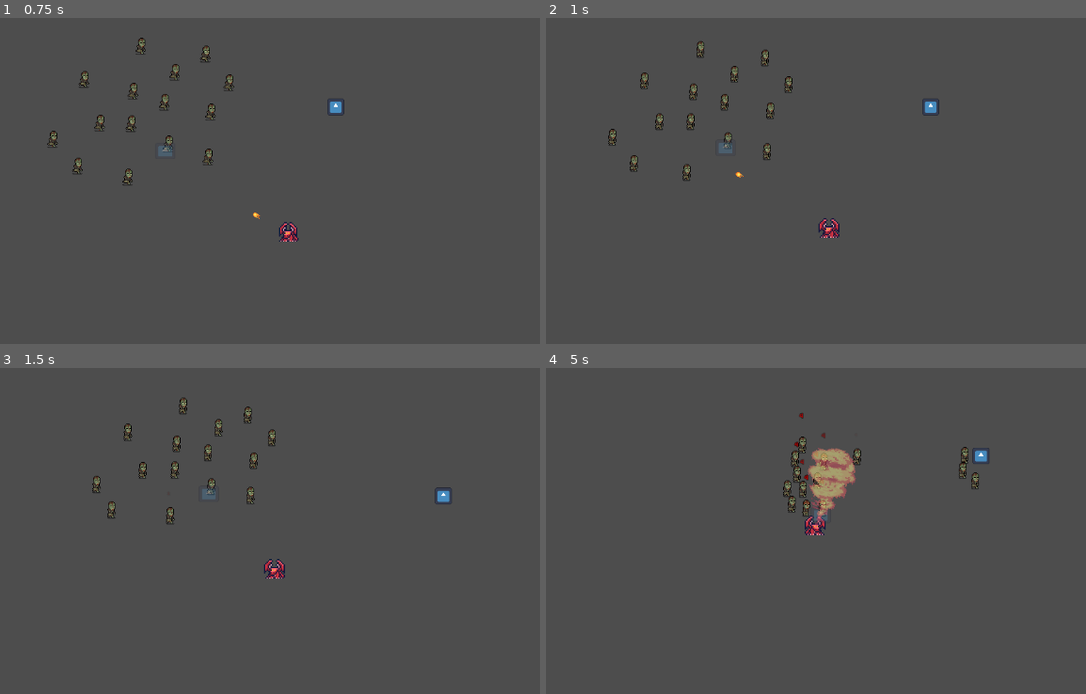
Above: before the commit, frames 1-4 (two rows, left to right).
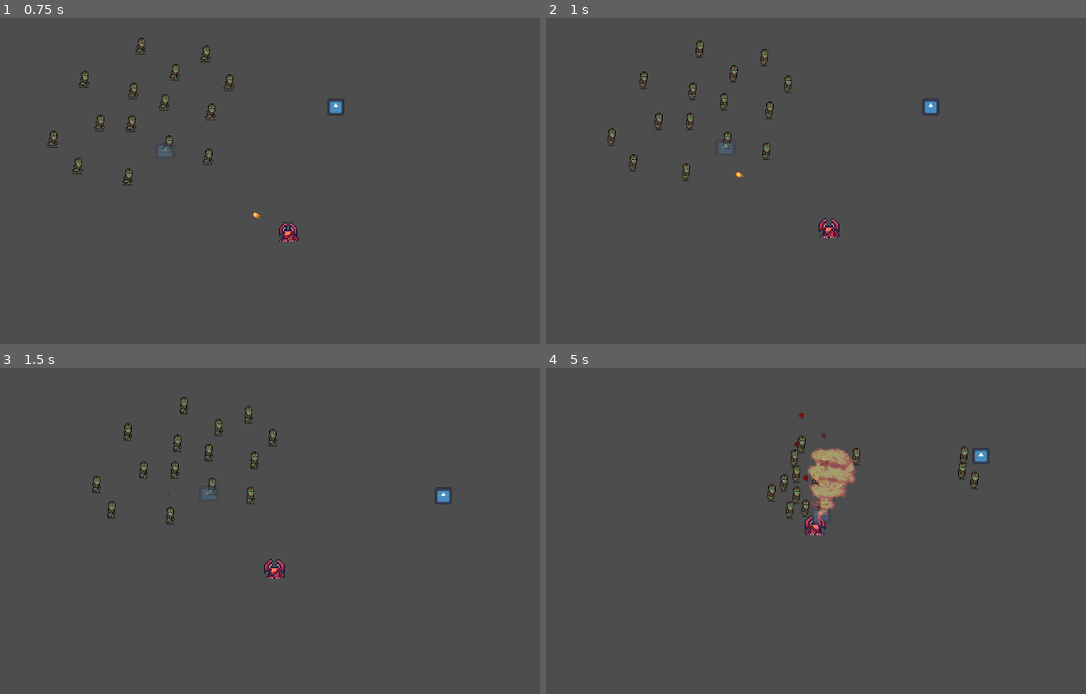
Above: after the commit, the same moments.

Repository: CauaTheKing/dragons_vs_zombies
Game: Godot game, scene res://Scenes/GamePlay/world.tscn
Two runs of this game, one before a commit and one after it. Both use one fixed random seed, a clock stepped at 60 frames per second and the inputs below. The engine's default icon, where the game draws it, is replaced by a stand-in: a white triangle on a blue panel in a dark square.
Inputs:
- Up to frame 1 (0.75 s): hold D (right) from 0.53 s (still down)
- Up to frame 2 (1 s): keep holding D (right)
- Up to frame 3 (1.5 s): release D (right) at 1.28 s; hold S (down) from 1.28 s (still down)
- Up to frame 4 (5 s): release S (down) at 2.03 s; hold D (right) 2.03-2.78 s; hold W (up) 2.78-3.53 s; hold A (left) from 3.53 s (still down)

Frame 1 is identical in both runs. In frame 2, 0.7% of the frame differs, in the area x 11-46%, y 6-50%; in frame 3, 0.4%; in frame 4, 0.8%, in the area x 40-81%, y 20-47%.

Commit message:
Zumbi AnimPlayer and aSprite_to_aPlayer

Diff:
--- a/Scenes/GamePlay/Zumbis/zumbi_standard.tscn
+++ b/Scenes/GamePlay/Zumbis/zumbi_standard.tscn
@@ -66,6 +66,10 @@
 atlas = ExtResource("3_h87l5")
 region = Rect2(192, 64, 32, 32)
 
+[sub_resource type="AtlasTexture" id="AtlasTexture_m5cll"]
+atlas = ExtResource("3_h87l5")
+region = Rect2(0, 64, 32, 32)
+
 [sub_resource type="AtlasTexture" id="AtlasTexture_1x4mr"]
 atlas = ExtResource("4_tai37")
 region = Rect2(0, 64, 32, 32)
@@ -162,6 +166,14 @@
 "loop": false,
 "name": &"death",
 "speed": 7.0
+}, {
+"frames": [{
+"duration": 1.0,
+"texture": SubResource("AtlasTexture_m5cll")
+}],
+"loop": true,
+"name": &"start",
+"speed": 5.0
 }, {
 "frames": [{
 "duration": 1.0,
@@ -201,6 +213,92 @@
 
 [sub_resource type="CircleShape2D" id="CircleShape2D_ige5r"]
 radius = 12.0
+
+[sub_resource type="Animation" id="Animation_igqto"]
+tracks/0/type = "value"
+tracks/0/imported = false
+tracks/0/enabled = true
+tracks/0/path = NodePath("Sprite:frame")
+tracks/0/interp = 1
+tracks/0/loop_wrap = true
+tracks/0/keys = {
+"times": PackedFloat32Array(0, 0.125, 0.25, 0.375, 0.5, 0.625, 0.75, 0.875),
+"transitions": PackedFloat32Array(1, 1, 1, 1, 1, 1, 1, 1),
+"update": 1,
+"values": [0, 1, 2, 3, 4, 5, 6, 7]
+}
+tracks/1/type = "value"
+tracks/1/imported = false
+tracks/1/enabled = true
+tracks/1/path = NodePath("Sprite:animation")
+tracks/1/interp = 1
+tracks/1/loop_wrap = true
+tracks/1/keys = {
+"times": PackedFloat32Array(0),
+"transitions": PackedFloat32Array(1),
+"update": 1,
+"values": ["attack"]
+}
+
+[sub_resource type="Animation" id="Animation_ic84t"]
+tracks/0/type = "value"
+tracks/0/imported = false
+tracks/0/enabled = true
+tracks/0/path = NodePath("Sprite:frame")
+tracks/0/interp = 1
+tracks/0/loop_wrap = true
+tracks/0/keys = {
+"times": PackedFloat32Array(0, 0.142857, 0.285714, 0.428571, 0.571429, 0.714286, 0.857143),
+"transitions": PackedFloat32Array(1, 1, 1, 1, 1, 1, 1),
+"update": 1,
+"values": [0, 1, 2, 3, 4, 5, 6]
+}
+tracks/1/type = "value"
+tracks/1/imported = false
+tracks/1/enabled = true
+tracks/1/path = NodePath("Sprite:animation")
+tracks/1/interp = 1
+tracks/1/loop_wrap = true
+tracks/1/keys = {
+"times": PackedFloat32Array(0),
+"transitions": PackedFloat32Array(1),
+"update": 1,
+"values": ["death"]
+}
+
+[sub_resource type="Animation" id="Animation_71jyu"]
+loop_mode = 1
+tracks/0/type = "value"
+tracks/0/imported = false
+tracks/0/enabled = true
+tracks/0/path = NodePath("Sprite:frame")
+tracks/0/interp = 1
+tracks/0/loop_wrap = true
+tracks/0/keys = {
+"times": PackedFloat32Array(0, 0.1, 0.2, 0.3, 0.4, 0.5, 0.6, 0.7, 0.8, 0.9),
+"transitions": PackedFloat32Array(1, 1, 1, 1, 1, 1, 1, 1, 1, 1),
+"update": 1,
+"values": [0, 1, 2, 3, 4, 5, 6, 7, 8, 9]
+}
+tracks/1/type = "value"
+tracks/1/imported = false
+tracks/1/enabled = true
+tracks/1/path = NodePath("Sprite:animation")
+tracks/1/interp = 1
+tracks/1/loop_wrap = true
+tracks/1/keys = {
+"times": PackedFloat32Array(0),
+"transitions": PackedFloat32Array(1),
+"update": 1,
+"values": ["walk"]
+}
+
+[sub_resource type="AnimationLibrary" id="AnimationLibrary_e3av1"]
+_data = {
+"attack": SubResource("Animation_igqto"),
+"death": SubResource("Animation_ic84t"),
+"walk": SubResource("Animation_71jyu")
+}
 
 [node name="Zumbi_Standard" type="CharacterBody2D" node_paths=PackedStringArray("sprite_animated")]
 collision_layer = 8
@@ -216,8 +314,7 @@
 texture_filter = 1
 position = Vector2(1, 0)
 sprite_frames = SubResource("SpriteFrames_2anxn")
-animation = &"attack"
-autoplay = "walk"
+animation = &"start"
 offset = Vector2(0, -14)
 
 [node name="CollisionShape2D" type="CollisionShape2D" parent="."]
@@ -227,4 +324,10 @@
 [node name="HitTextEffect" parent="." instance=ExtResource("5_dcoei")]
 position = Vector2(2, -22)
 
+[node name="AnimationPlayer" type="AnimationPlayer" parent="."]
+libraries = {
+"": SubResource("AnimationLibrary_e3av1")
+}
+autoplay = "walk"
+
 [connection signal="animation_finished" from="Sprite" to="." method="_on_sprite_animation_finished"]
Not shown: 1 places in Scenes/GamePlay/Zumbis/zumbi_standard.tscn that only renumber resources
Not shown, added: addons/AS2P/InspectorConvertor.gd
Not shown, added: addons/AS2P/NodeSelectorProperty.gd
Not shown, added: addons/AS2P/plugin.cfg
Not shown, added: addons/AS2P/plugin.gd
